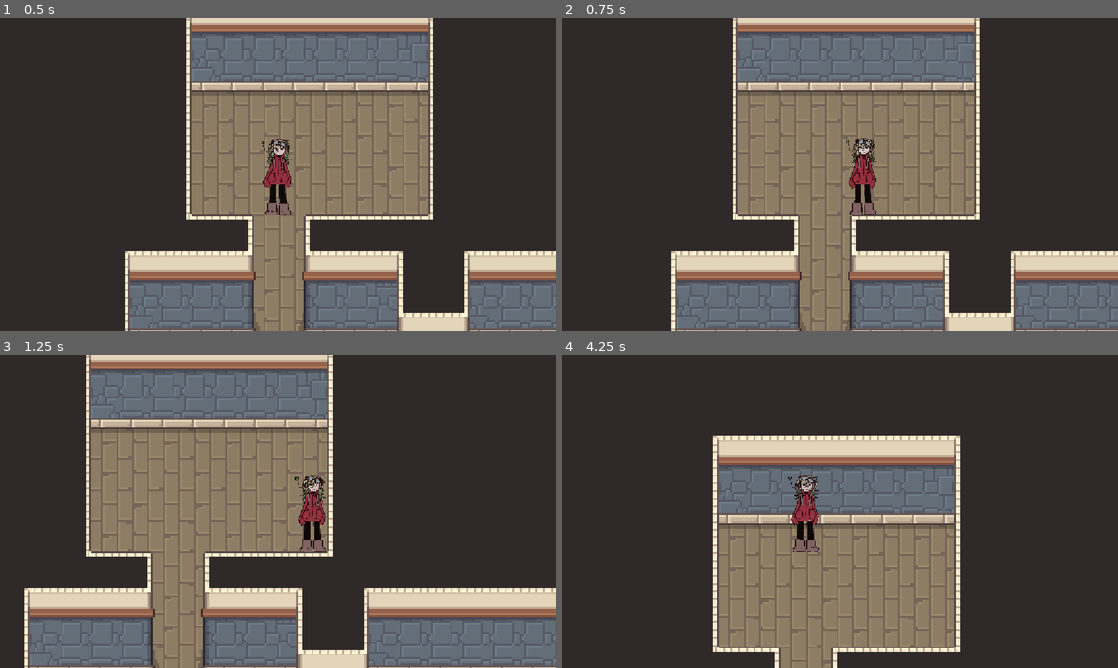
Above: before the commit, frames 1-4 (two rows, left to right).
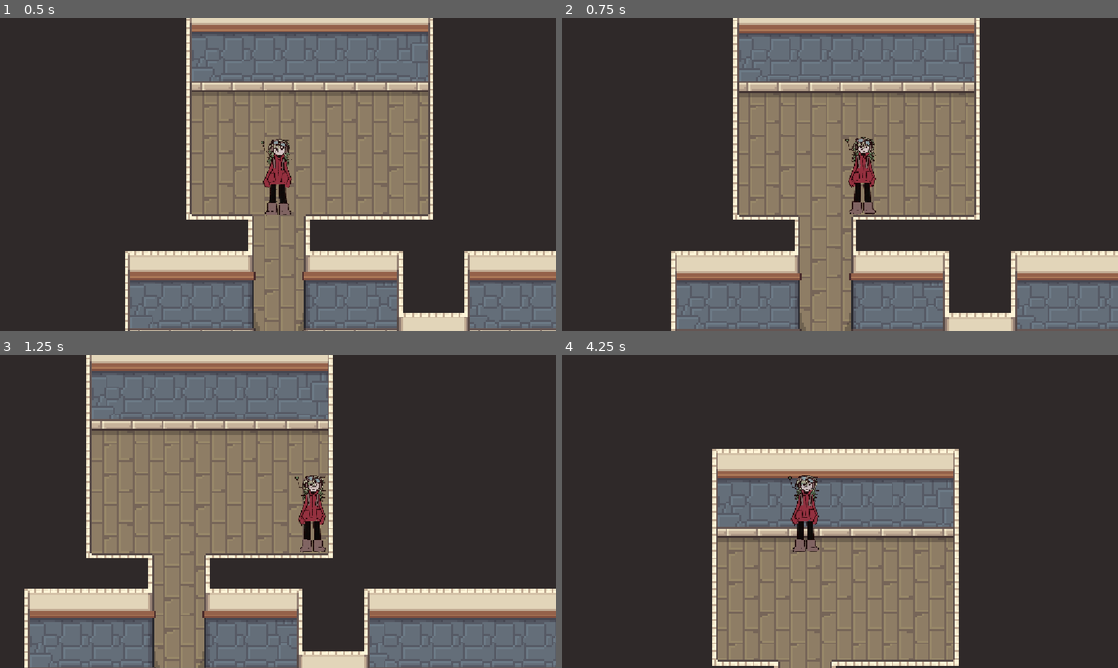
Above: after the commit, the same moments.

Repository: Jiwwie/gymnasiearbete
Game: Godot game, scene res://scenes/rooms/house.tscn
Same seed, same stepped clock (60 frames per second), same inputs: the game is played once before the commit and once after it.
Inputs:
- Up to frame 1 (0.5 s): no input
- Up to frame 2 (0.75 s): hold D (move_right) from 0.53 s (still down); tap E (interact) at 0.6 s
- Up to frame 3 (1.25 s): keep holding D (move_right)
- Up to frame 4 (4.25 s): release D (move_right) at 1.28 s; hold S (move_down) 1.28-2.03 s; tap E (interact) every 0.75 s from 1.35 to 3.6 s; hold D (move_right) 2.03-2.78 s; hold W (move_up) 2.78-3.53 s; hold A (move_left) from 3.53 s (still down)

Frame 1 is identical in both runs. In frame 2, 3.9% of the frame differs, in the area x 19-100%, y 0-100%; in frame 3, 9.7%; in frame 4, 13%, in the area x 27-72%, y 25-100%.

Commit message:
Update player.tscn

Diff:
--- a/player/player.tscn
+++ b/player/player.tscn
@@ -34,7 +34,7 @@
 
 [sub_resource type="CapsuleShape2D" id="CapsuleShape2D_rkbax"]
 radius = 12.0
-height = 54.0
+height = 42.0
 
 [node name="Player" type="CharacterBody2D" groups=["player"]]
 collision_layer = 2
@@ -48,7 +48,7 @@
 frame_progress = 0.013560844
 
 [node name="CollisionShape2D" type="CollisionShape2D" parent="."]
-position = Vector2(1, 13)
+position = Vector2(0, 21)
 shape = SubResource("CapsuleShape2D_rkbax")
 
 [node name="Camera2D" type="Camera2D" parent="."]
